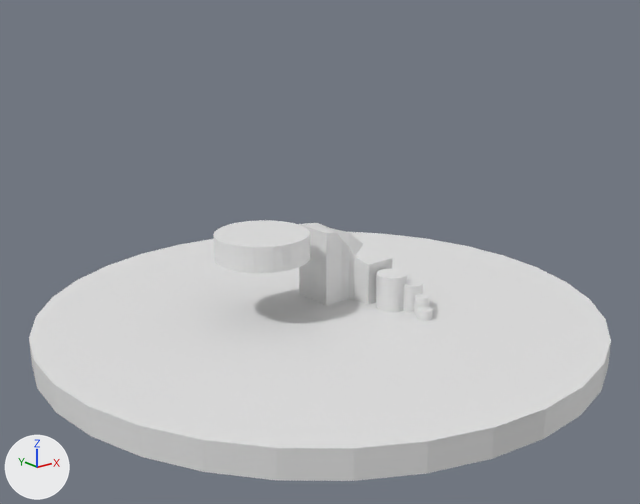
One commit to the FBX model Assets/Scenes/Welt1GROB.fbx: the scene before it, then after it.
Rendered twice from a 50 mm lens placed at (-90.8, -112.2, 57.1), pointed at (0.6, 2.1, 11.3). The axes (+X, +Y, +Z) are drawn at lower left. The lights are the same throughout. Where no turn or scale is listed for an object, it has been applied to the vertices.
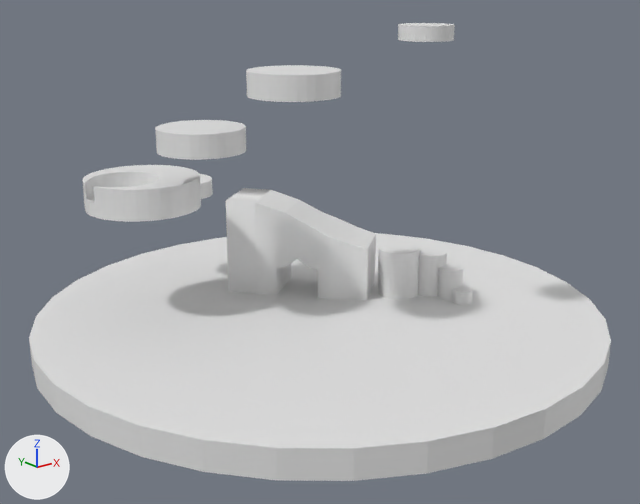
Pixel boxes (x1, y1, x2, y2) of what changed, in the pictures (640 x 504 px):
'Cylinder.003', reshaped (83% taller)
    before: (29, 231, 611, 481)
    after: (29, 23, 611, 481)
'Cube', deleted
    before: (299, 223, 393, 306)
'Cylinder.004', deleted
    before: (213, 220, 310, 273)
'Cylinder.002', deleted
    before: (376, 269, 408, 312)
'Cylinder.001', deleted
    before: (403, 279, 423, 312)
'Cylinder', deleted
    before: (414, 294, 430, 315)
'Cylinder.005', deleted
    before: (417, 307, 432, 321)
part 1 of me_cylinder_006, added
    after: (438, 264, 464, 301)
part 2 of me_cylinder_006, added
    after: (418, 247, 447, 297)
part 3 of me_cylinder_006, added
    after: (378, 242, 420, 299)
part 4 of me_cylinder_006, added
    after: (452, 286, 473, 305)
part 5 of me_cylinder_006, added
    after: (200, 174, 213, 199)
part 6 of me_cylinder_006, added
    after: (155, 120, 246, 160)
part 7 of me_cylinder_006, added
    after: (246, 65, 341, 102)
part 8 of me_cylinder_006, added
    after: (398, 23, 455, 42)
part 9 of me_cylinder_006, added
    after: (83, 165, 201, 222)
part 10 of me_cylinder_006, added
    after: (226, 188, 376, 301)

What changed in the scene script:
```text
Change me_cylinder_006:
    used by ob_cylinder_003; location = (2.4, 4.3, -2.3)
    remove me_cylinder_006.from_pydata(...)  # 64 vertices, 34 faces; spans x -49.8..49.8, y -49.8..49.8, z -2.3..2.3
    add me_cylinder_006.from_pydata(...)  # 756 vertices, 423 faces; spans x -49.8..49.8, y -49.8..49.8, z -6.5..52.2
    me_cylinder_006 part 1: a new loose piece, a 32-sided cylinder along z spanning x 20.2..24.7, y -12.8..-8.3, z -3.4..8.0
    me_cylinder_006 part 2: a new loose piece, a 32-sided cylinder along z spanning x 18.3..24.4, y -9.2..-3.1, z -5.5..10.2
    me_cylinder_006 part 3: a new loose piece, a 32-sided cylinder along z spanning x 12.6..20.3, y -6.8..0.9, z -6.5..11.1
    me_cylinder_006 part 4: a new loose piece, a 32-sided cylinder along z spanning x 20.3..24.0, y -15.6..-11.9, z -0.1..4.7
    me_cylinder_006 part 5: a new loose piece, a 32-sided cylinder along z spanning x -15.9..-5.0, y 23.0..34.0, z 19.4..22.3
    me_cylinder_006 part 6: a new loose piece, a 32-sided cylinder along z spanning x -27.4..-13.2, y -2.2..12.0, z 32.5..36.3
    me_cylinder_006 part 7: a new loose piece, a 32-sided cylinder along z spanning x -18.8..-4.6, y -15.5..-1.3, z 41.9..45.7
    me_cylinder_006 part 8: a new loose piece, a 32-sided cylinder along z spanning x 1.5..10.0, y -22.8..-14.3, z 49.9..52.2
    me_cylinder_006 part 9: a new loose piece of 126 vertices spanning x -34.5..-15.1, y 7.4..26.8, z 21.6..26.8
    me_cylinder_006 part 10: a new loose piece of 54 vertices spanning x -8.2..16.8, y -2.6..23.6, z -2.9..20.0
Remove ob_cylinder:
    ob_cylinder = bpy.data.objects.new('Cylinder', me_cylinder)
    ob_cylinder.location = (14.5, -9.1, 0.0)
Remove ob_cylinder_001:
    ob_cylinder_001 = bpy.data.objects.new('Cylinder.001', me_cylinder_001)
    ob_cylinder_001.location = (14.9, -6.3, 0.0)
Remove ob_cylinder_002:
    ob_cylinder_002 = bpy.data.objects.new('Cylinder.002', me_cylinder_002)
    ob_cylinder_002.location = (12.6, -3.3, 0.0)
Remove ob_cube:
    ob_cube = bpy.data.objects.new('Cube', me_cube_001)
    ob_cube.location = (6.3, 10.8, 0.0)
Remove ob_cylinder_005:
    ob_cylinder_005 = bpy.data.objects.new('Cylinder.005', me_cylinder_005)
    ob_cylinder_005.location = (13.4, -11.0, 0.0)
Remove ob_cylinder_004:
    ob_cylinder_004 = bpy.data.objects.new('Cylinder.004', me_cylinder_004)
    ob_cylinder_004.location = (-7.6, 7.8, 12.7)
```
